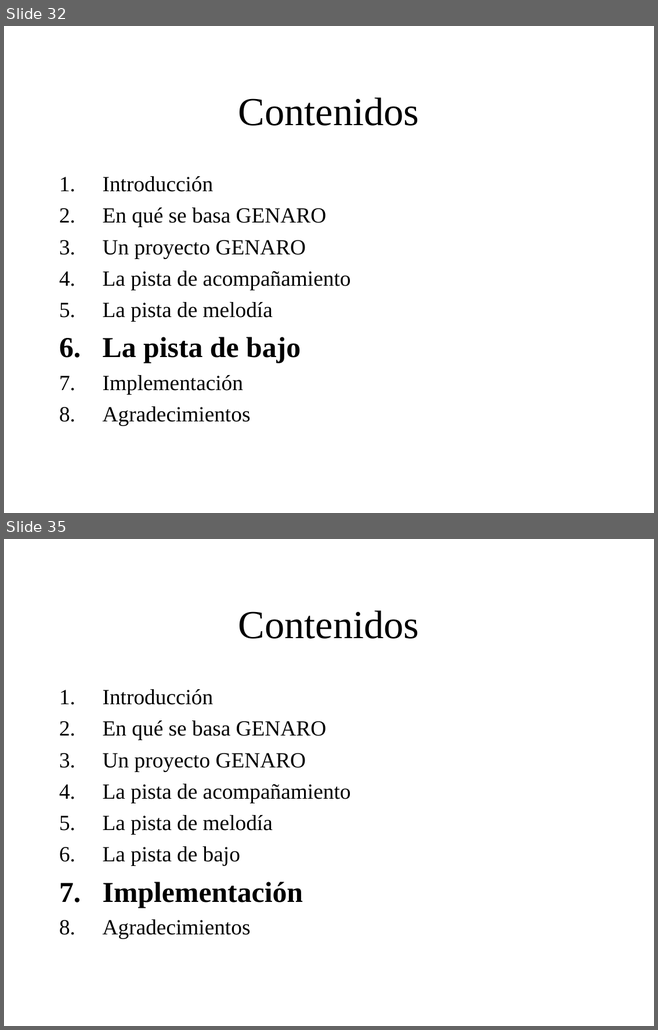
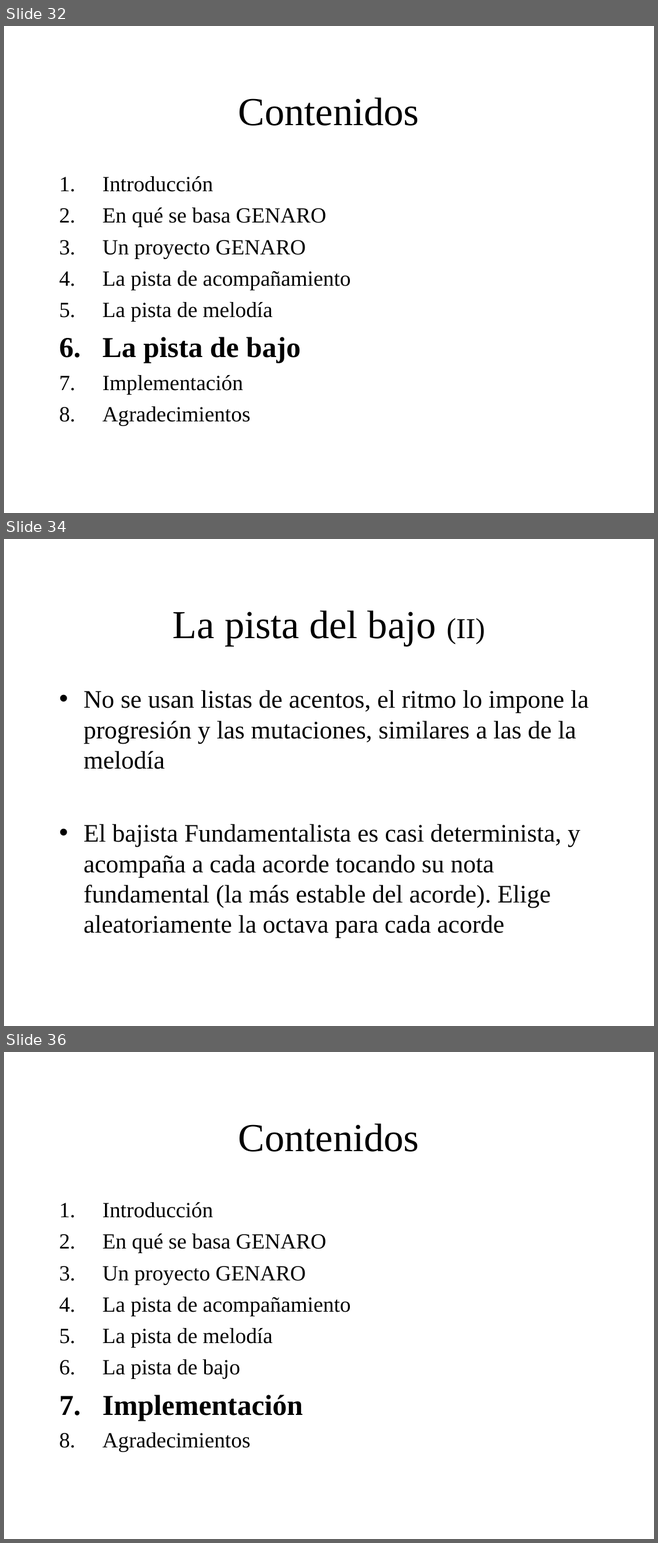
Before and after one commit to BackupTheBerlios/genaro, a slide deck: Documentos/MemoriaSSII/presentacion_proyecto.ppt. Shown one above the other, each under a label of ours: slides 32 and 35 before the commit, slides 32, 34 and 36 after it; the slides between them are not shown. The pictures are 658x1030 and 658x1543 pixels, drawn with LibreOffice and Linux fonts; fonts in the diff are those of the drawing; background and template pictures are left out. Boxes give left, top, right and bottom in pixels: in the first picture for what was removed or moved away, otherwise in the second. Text is boxed around its words. In the diff, an @@ line names an element or a change of style, - is before the commit and + after.

```diff
--- a/Documentos/MemoriaSSII/presentacion_proyecto.ppt
+++ b/Documentos/MemoriaSSII/presentacion_proyecto.ppt
@@ slide 34 added at (4, 539, 654, 1026), background picture (left out) @@
@@ title added at (173, 610, 485, 646), 44 pt, text #000000 @@
+La pista del bajo (II)
@@ text added at (83, 690, 588, 938), 28 pt, text #000000 @@
+• No se usan listas de acentos, el ritmo lo impone la progresión y las mutaciones, similares a las de la melodía
+• El bajista Fundamentalista es casi determinista, y acompaña a cada acorde tocando su nota fundamental (la más estable del acorde). Elige aleatoriamente la octava para cada acorde
@@ what was slide 35 is now slide 36 @@
```
Also in this commit, not shown: 2 slides changed.
